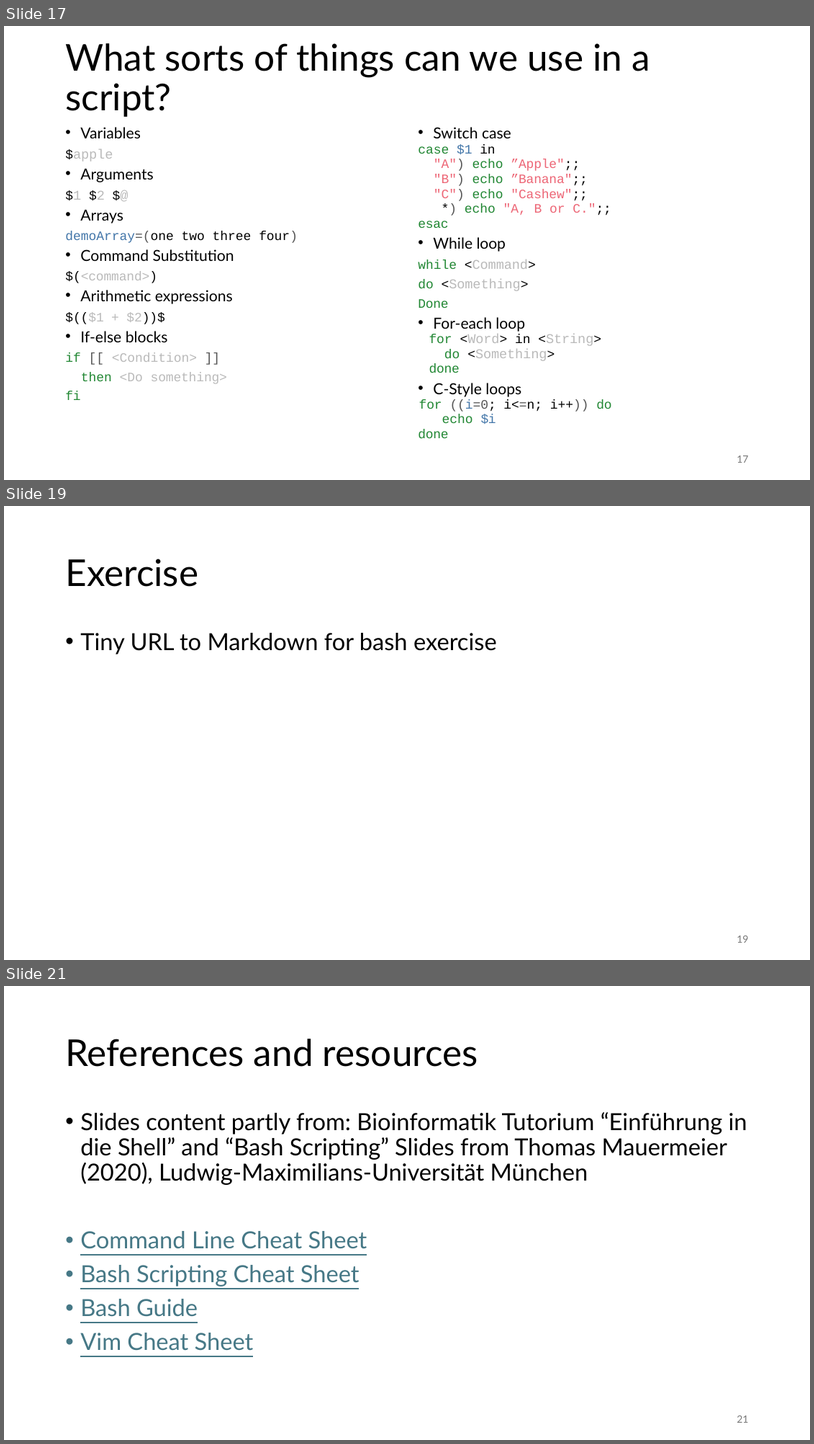
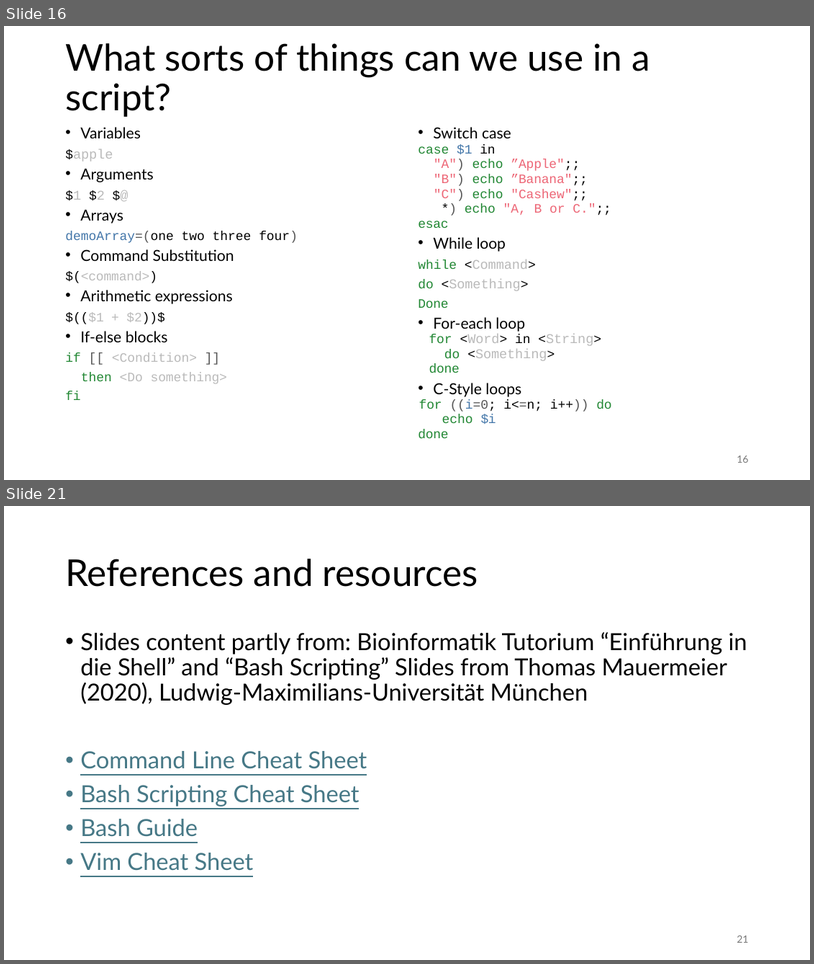
Before and after one commit to chickaroo/Bash_Workshop, a slide deck: Bash_Workshop_Slides.pptx. Shown one above the other, each under a label of ours: slides 17, 19 and 21 before the commit, slides 16 and 21 after it; the slides between them are not shown. The pictures are 814x1444 and 814x964 pixels, drawn with LibreOffice and Linux fonts; fonts in the diff are those of the drawing. Boxes give left, top, right and bottom in pixels: in the first picture for what was removed or moved away, otherwise in the second. Text is boxed around its words. In the diff, an @@ line names an element or a change of style, - is before the commit and + after.

```diff
--- a/Bash_Workshop_Slides.pptx
+++ b/Bash_Workshop_Slides.pptx
@@ slide 19 removed at <box>4,506,810,960</box>, background #FFFFFF @@
@@ title removed at <box>65,559,198,587</box> @@
-Exercise
@@ text removed at <box>80,633,497,654</box> @@
-• Tiny URL to Markdown for bash exercise
@@ page number removed at <box>737,935,748,942</box> @@
-19
@@ what was slide 17 is now slide 16 @@
@@ page number at <box>737,455,748,462</box>: text changed @@
-17
+16
```
Also in this commit, not shown: 6 slides changed, 2 slides added, 1 other slide removed, 1 other file.
